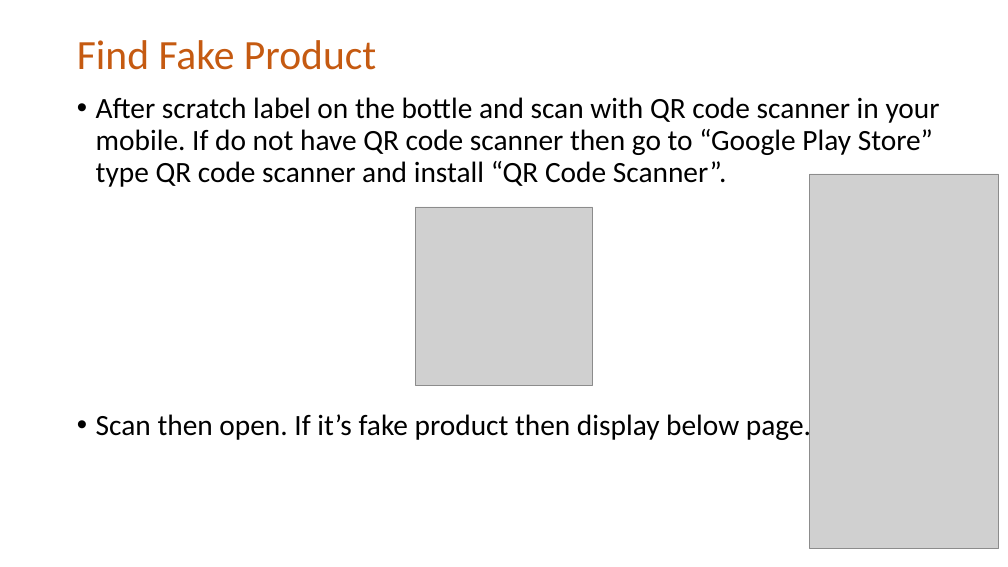
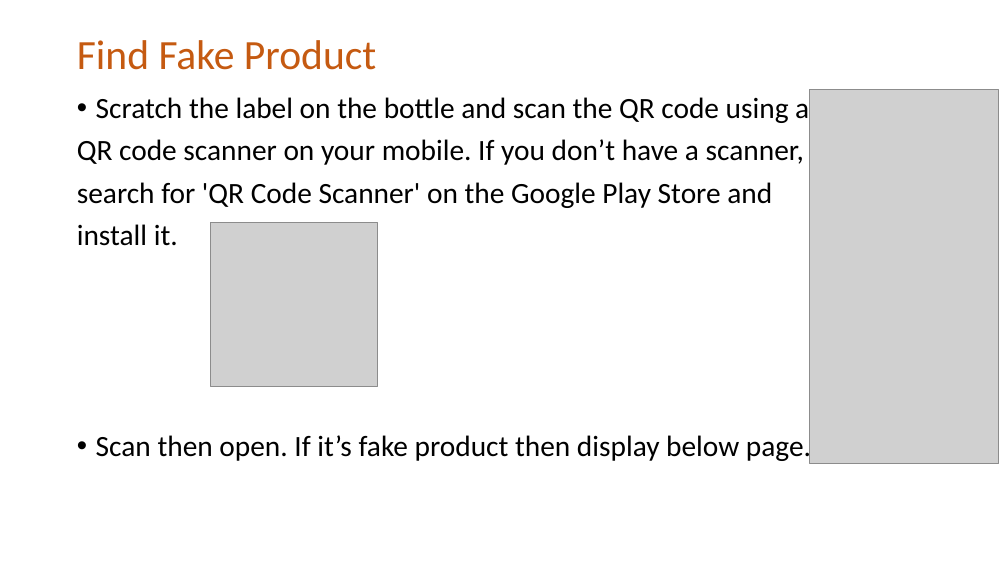
Before and after one commit to Muraleedhar-hub/fakeproductdetector, a slide deck: slide 4 of User-Manual-Product Detector.pptx. Drawn at 1008x567 pixels with LibreOffice and Linux fonts; fonts in the diff are those of the drawing; grey boxes stand for pictures. Boxes give left, top, right and bottom in pixels: in the first picture for what was removed or moved away, otherwise in the second. Text is boxed around its words. In the diff, an @@ line names an element or a change of style, - is before the commit and + after.

Commit message:
Update User-Manual-Product Detector.pptx
updated copy

```diff
--- a/User-Manual-Product Detector.pptx
+++ b/User-Manual-Product Detector.pptx
@@ picture: place and size @@
-picture at [810, 174, 999, 548]
+picture at [810, 89, 999, 464]
@@ text at [77, 97, 809, 246]: text changed @@
-• After scratch label on the bottle and scan with QR code scanner in your mobile. If do not have QR code scanner then go to “Google Play Store” type QR code scanner and install “QR Code Scanner”.
+• Scratch the label on the bottle and scan the QR code using a
+QR code scanner on your mobile. If you don’t have a scanner,
+search for 'QR Code Scanner' on the Google Play Store and
+install it.
@@ picture removed at [415, 207, 593, 386] @@
@@ picture added at [211, 222, 378, 386] @@
```
Also in this commit, not shown: 1 other slide changed.
